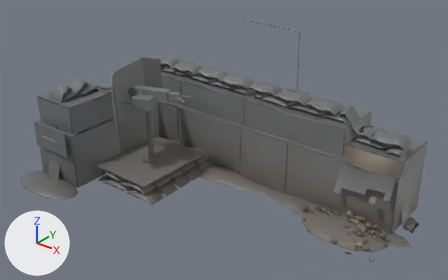
A saved change to the glTF model unity/AthenHill/Assets/AthenHill/Art/WardLife/Models/WL_GateBastionS_LOD0.glb.
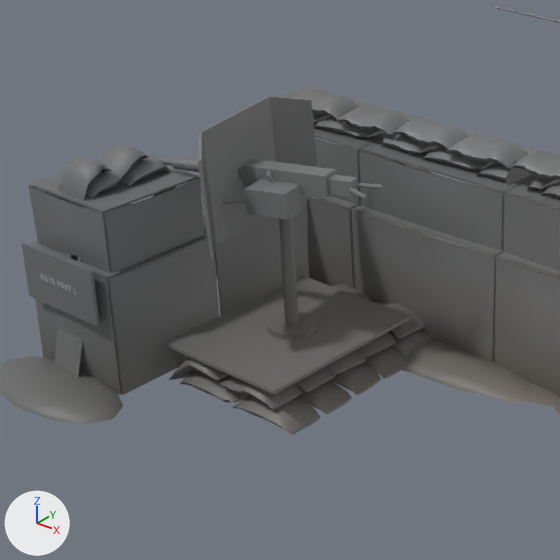
Each version appears first whole from a 50 mm lens placed at (6.06, -7.14, 5.62), pointed at (0.28, 0.09, 1.14), and next in a close-up on the part from 5% to 60% of the width and 6% to 93% of the height. Lighting does not change. The marker at lower left points along +X, +Y and +Z. The first two pictures are the older version. Vertices at exactly the same position are counted once.

In view in the first close-up: 'WL_GateBastionS_Canvas_LOD0', 'WL_GateBastionS_Hardware_LOD0', 'WL_GateBastionS_Masonry_LOD0', 'WL_GateBastionS_Metal_LOD0', 'WL_GateBastionS_Sand_LOD0', 'WL_GateBastionS_Wire_LOD0' and 1 more.
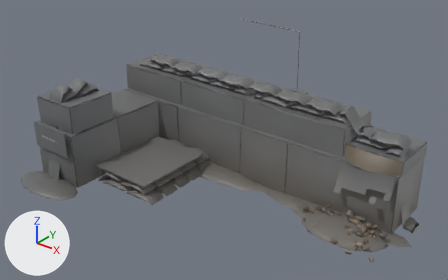
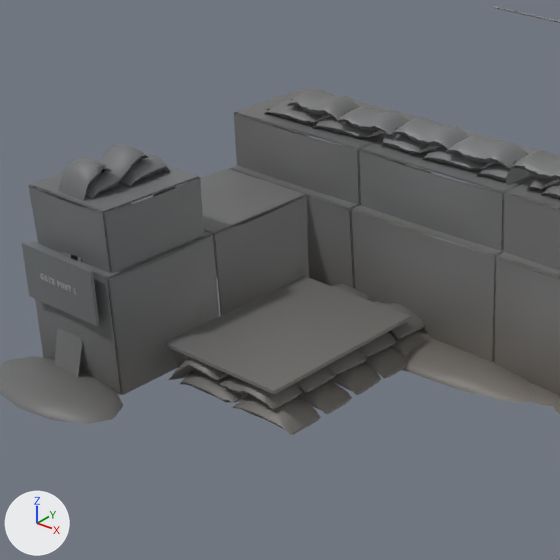
What the commit changed:
me_gatebastion_metal_lod0 is used by ob_wl_gatebastions_metal_lod0; location (0.0, 0.0, 0.0).
me_gatebastion_metal_lod0 had 332 vertices, 580 faces and spanned x -2.92..0.73, y -1.35..1.93, z 0.34..2.63.
me_gatebastion_metal_lod0 now has 74 vertices, 120 faces and spans x -2.92..0.73, y -1.35..1.93, z 0.34..2.63.
me_gatebastion_metal_lod0 part 1: 17 loose pieces with 258 vertices, spanning x -2.82..-0.46, y -0.88..0.6, z 0.37..2.1, are deleted.
me_gatebastion_metal_lod0 no longer uses material mat_wg_olivepaint.
me_gatebastion_metal_lod0 no longer uses material mat_vh_brass.

Where the change shows, as pixel boxes (x1, y1, x2, y2) in the close-ups (560 x 560 px):
part 1 of me_gatebastion_metal_lod0, deleted
    before: (157, 96, 382, 340)
